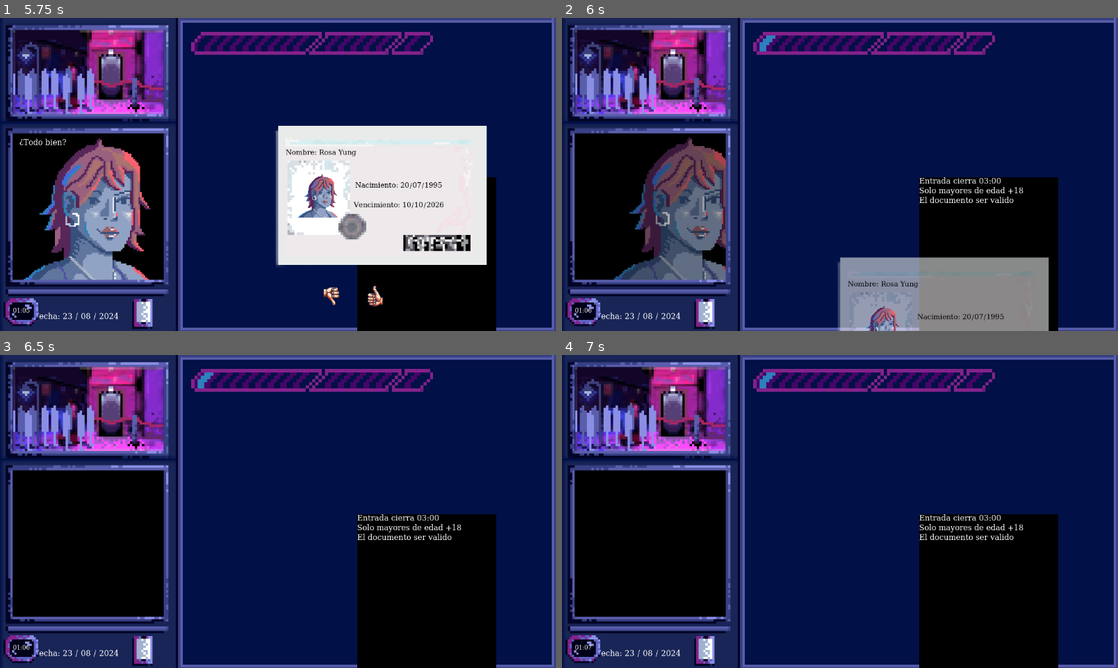
Above: before the commit, frames 1-4 (two rows, left to right).
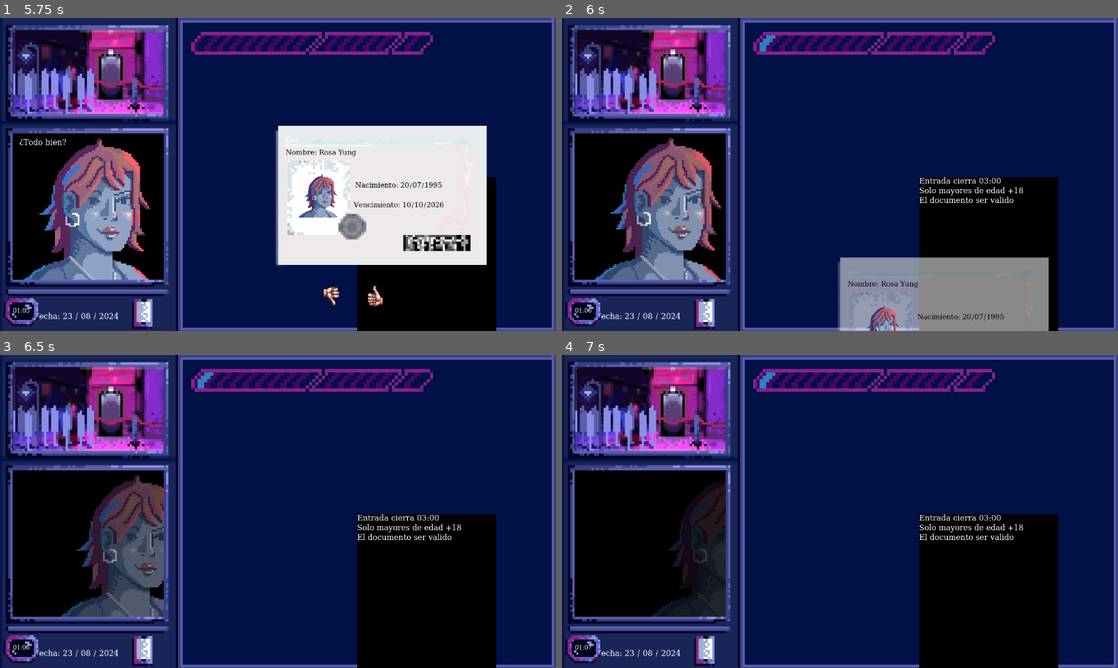
Above: after the commit, the same moments.

Repository: joacoague15/dni-en-mano
Game: Godot game, scene res://main_scene.tscn
Same seed, same stepped clock (60 frames per second), same inputs: the game is played once before the commit and once after it.
Inputs (mouse positions are in pixels of both pictures, inside the frame that each line leads up to):
- Up to frame 1 (5.75 s): click (144, 315) at 0.5 s; click (144, 315) at 1.25 s; click (144, 315) at 2 s; move the mouse to (400, 158) at 2.77 s; move the mouse to (166, 190) at 3.52 s; move the mouse to (333, 105) at 4.27 s; move the mouse to (250, 237) at 5.02 s
- Up to frame 2 (6 s): click (934, 296) at 5.75 s
- Up to frame 3 (6.5 s): no input
- Up to frame 4 (7 s): move the mouse to (1006, 558) at 6.52 s

Frame 1 is identical in both runs. In frame 2, 7.3% of the frame differs, in the area x 5-30%, y 38-84%; in frame 3, 5.5%; in frame 4, 2.6%.

Commit message:
Added music background behavior

Diff:
--- a/character_random_selector.gd
+++ b/character_random_selector.gd
@@ -11,6 +11,7 @@
 @onready var accept_button = $AcceptButton
 @onready var reject_button = $RejectButton
 @onready var progress_bar = $ProgressBar
+@onready var background_music = $BackgroundMusicPlayer
 
 var MAX_PROGRESS_BAR_VALUE = 17
 var MIN_PROGRESS_BAR_VALUE = 0
@@ -68,6 +69,7 @@
 var time_since_last_check = 0.0
 
 func _ready():
+	background_music.play()
 	Input.set_custom_mouse_cursor(custom_cursor, 0, Vector2(64, 64))
 	progress_value = 0
 	apply_rules()
@@ -157,6 +159,8 @@
 	if animation_name == "character_appear":
 		character_animation_player.play("character_idle")
 	if animation_name == "character_enter" or animation_name == "character_no_enter":
+		background_music.set_bus("New Bus")
+		background_music.set_volume_db(0)
 		next_person()
 
 func _on_animation_player_animation_started(animation_name):
@@ -168,6 +172,8 @@
 func handle_character_enter_or_not_anim(wasAccepted):
 	if wasAccepted:
 		character_animation_player.play("character_enter")
+		background_music.set_bus("Master")
+		background_music.set_volume_db(background_music.get_volume_db() + 10)
 	else:
 		character_animation_player.play("character_no_enter")
 
--- /dev/null
+++ b/default_bus_layout.tres
@@ -0,0 +1,14 @@
+[gd_resource type="AudioBusLayout" load_steps=2 format=3 uid="uid://b8718lu5kvl6e"]
+
+[sub_resource type="AudioEffectLowPassFilter" id="AudioEffectLowPassFilter_uf14k"]
+resource_name = "LowPassFilter"
+
+[resource]
+bus/1/name = &"New Bus"
+bus/1/solo = false
+bus/1/mute = false
+bus/1/bypass_fx = false
+bus/1/volume_db = 0.0
+bus/1/send = &"Master"
+bus/1/effect/0/effect = SubResource("AudioEffectLowPassFilter_uf14k")
+bus/1/effect/0/enabled = true
--- a/main_scene.tscn
+++ b/main_scene.tscn
@@ -14,6 +14,7 @@
 [ext_resource type="Texture2D" uid="uid://cg07p3kwgkgf2" path="res://characterImages/thumb_down.png" id="9_5kib1"]
 [ext_resource type="Texture2D" uid="uid://4bvvb1p07k7w" path="res://club.png" id="12_snwmf"]
 [ext_resource type="Texture2D" uid="uid://diduqh3rwfvyv" path="res://progressBarImages/barra_0.png" id="13_tcllv"]
+[ext_resource type="AudioStream" uid="uid://fdahb23jahf3" path="res://sounds/la_noche_llama.ogg" id="15_entrm"]
 
 [sub_resource type="Animation" id="Animation_51mvr"]
 length = 0.001
@@ -40,6 +41,30 @@
 "transitions": PackedFloat32Array(1),
 "update": 0,
 "values": [Color(1, 1, 1, 1)]
+}
+tracks/2/type = "value"
+tracks/2/imported = false
+tracks/2/enabled = true
+tracks/2/path = NodePath("../BackgroundMusicPlayer:volume_db")
+tracks/2/interp = 1
+tracks/2/loop_wrap = true
+tracks/2/keys = {
+"times": PackedFloat32Array(0),
+"transitions": PackedFloat32Array(1),
+"update": 0,
+"values": [0.0]
+}
+tracks/3/type = "value"
+tracks/3/imported = false
+tracks/3/enabled = true
+tracks/3/path = NodePath("../BackgroundMusicPlayer:bus")
+tracks/3/interp = 1
+tracks/3/loop_wrap = true
+tracks/3/keys = {
+"times": PackedFloat32Array(0),
+"transitions": PackedFloat32Array(1),
+"update": 1,
+"values": [&"New Bus"]
 }
 
 [sub_resource type="Animation" id="Animation_qigxo"]
@@ -72,14 +97,15 @@
 
 [sub_resource type="Animation" id="Animation_j7jno"]
 resource_name = "character_enter"
-tracks/0/type = "value"
-tracks/0/imported = false
-tracks/0/enabled = true
-tracks/0/path = NodePath(".:position")
-tracks/0/interp = 1
-tracks/0/loop_wrap = true
-tracks/0/keys = {
-"times": PackedFloat32Array(0, 1),
+length = 3.0
+tracks/0/type = "value"
+tracks/0/imported = false
+tracks/0/enabled = true
+tracks/0/path = NodePath(".:position")
+tracks/0/interp = 1
+tracks/0/loop_wrap = true
+tracks/0/keys = {
+"times": PackedFloat32Array(0, 3),
 "transitions": PackedFloat32Array(1, 1),
 "update": 0,
 "values": [Vector2(-150, -20), Vector2(200, -20)]
@@ -91,10 +117,34 @@
 tracks/1/interp = 1
 tracks/1/loop_wrap = true
 tracks/1/keys = {
-"times": PackedFloat32Array(0, 0.5, 1),
+"times": PackedFloat32Array(0, 1.5, 3),
 "transitions": PackedFloat32Array(1, 1, 1),
 "update": 0,
 "values": [Color(1, 1, 1, 1), Color(0, 0, 0, 1), Color(0, 0, 0, 1)]
+}
+tracks/2/type = "value"
+tracks/2/imported = false
+tracks/2/enabled = true
+tracks/2/path = NodePath("../BackgroundMusicPlayer:volume_db")
+tracks/2/interp = 1
+tracks/2/loop_wrap = true
+tracks/2/keys = {
+"times": PackedFloat32Array(0, 1.5, 3),
+"transitions": PackedFloat32Array(1, 1, 1),
+"update": 0,
+"values": [0.0, 10.0, 0.0]
+}
+tracks/3/type = "value"
+tracks/3/imported = false
+tracks/3/enabled = true
+tracks/3/path = NodePath("../BackgroundMusicPlayer:bus")
+tracks/3/interp = 1
+tracks/3/loop_wrap = true
+tracks/3/keys = {
+"times": PackedFloat32Array(0, 3),
+"transitions": PackedFloat32Array(1, 1),
+"update": 1,
+"values": [&"Master", &"New Bus"]
 }
 
 [sub_resource type="Animation" id="Animation_b8hw4"]
@@ -596,6 +646,10 @@
 scale = Vector2(0.8, 0.8)
 texture = ExtResource("13_tcllv")
 script = SubResource("GDScript_brifd")
+
+[node name="BackgroundMusicPlayer" type="AudioStreamPlayer2D" parent="."]
+stream = ExtResource("15_entrm")
+bus = &"New Bus"
 
 [connection signal="animation_finished" from="CharacterSprite/AnimationPlayer" to="." method="_on_animation_player_animation_finished"]
 [connection signal="animation_started" from="CharacterSprite/AnimationPlayer" to="." method="_on_animation_player_animation_started"]
--- a/project.godot
+++ b/project.godot
@@ -12,7 +12,7 @@
 
 config/name="DNIenMano"
 run/main_scene="res://main_scene.tscn"
-config/features=PackedStringArray("4.2", "GL Compatibility")
+config/features=PackedStringArray("4.3", "GL Compatibility")
 config/icon="res://icon.svg"
 
 [display]
Not shown, changed: dni_font.ttf.import
Not shown: 1 places in main_scene.tscn that only renumber resources
Not shown, added: sounds/la_noche_llama.ogg.import
Not shown, added: sounds/la_noche_llama.ogg
